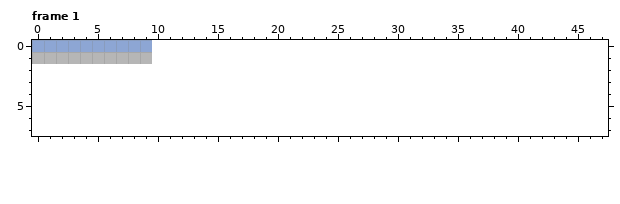
Pixel-art file, stored at Assets/Art/Animations/Platform/PlatformDespawn.aseprite. The picture above is the old version.
10x2 pixels, 5 frames. Shown: frame 1. The old version is drawn lined up with the new one, on the new canvas. The commit also changed other frames, which this record leaves out.
The result:
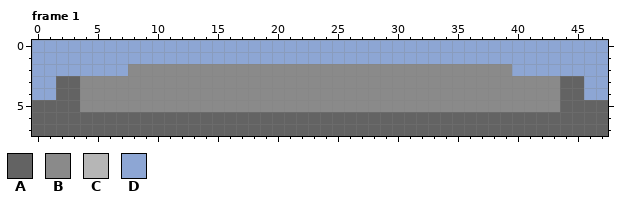
Palette (. is transparent): A #636363  B #8a8a8a  C #b6b6b6  D #8da6d4
Changes in this commit:
canvas 10x2 -> 48x8
Changed rows in their new state; - is an unchanged pixel.
Frame 1:
first column x 0:
0 ----------DDDDDDDDDDDDDDDDDDDDDDDDDDDDDDDDDDDDDD
1 DDDDDDDDDDDDDDDDDDDDDDDDDDDDDDDDDDDDDDDDDDDDDDDD
2 DDDDDDDDBBBBBBBBBBBBBBBBBBBBBBBBBBBBBBBBDDDDDDDD
3 DDAABBBBBBBBBBBBBBBBBBBBBBBBBBBBBBBBBBBBBBBBAADD
4 DDAABBBBBBBBBBBBBBBBBBBBBBBBBBBBBBBBBBBBBBBBAADD
5 AAAABBBBBBBBBBBBBBBBBBBBBBBBBBBBBBBBBBBBBBBBAAAA
6 AAAAAAAAAAAAAAAAAAAAAAAAAAAAAAAAAAAAAAAAAAAAAAAA
7 AAAAAAAAAAAAAAAAAAAAAAAAAAAAAAAAAAAAAAAAAAAAAAAA
Pixel boxes of the changes (left, top, right, bottom) in both pictures:
changed: (32, 40, 608, 136)
